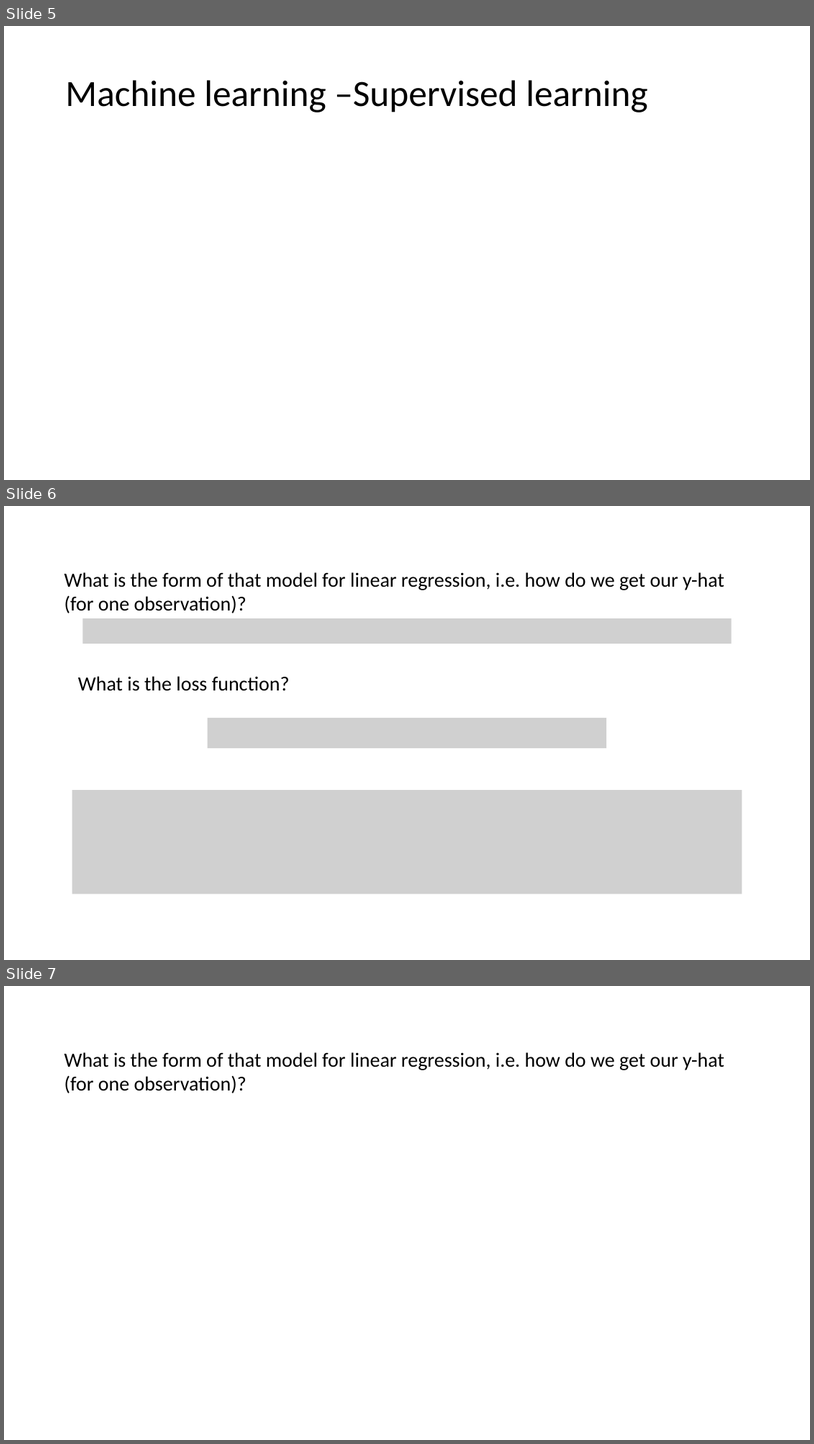
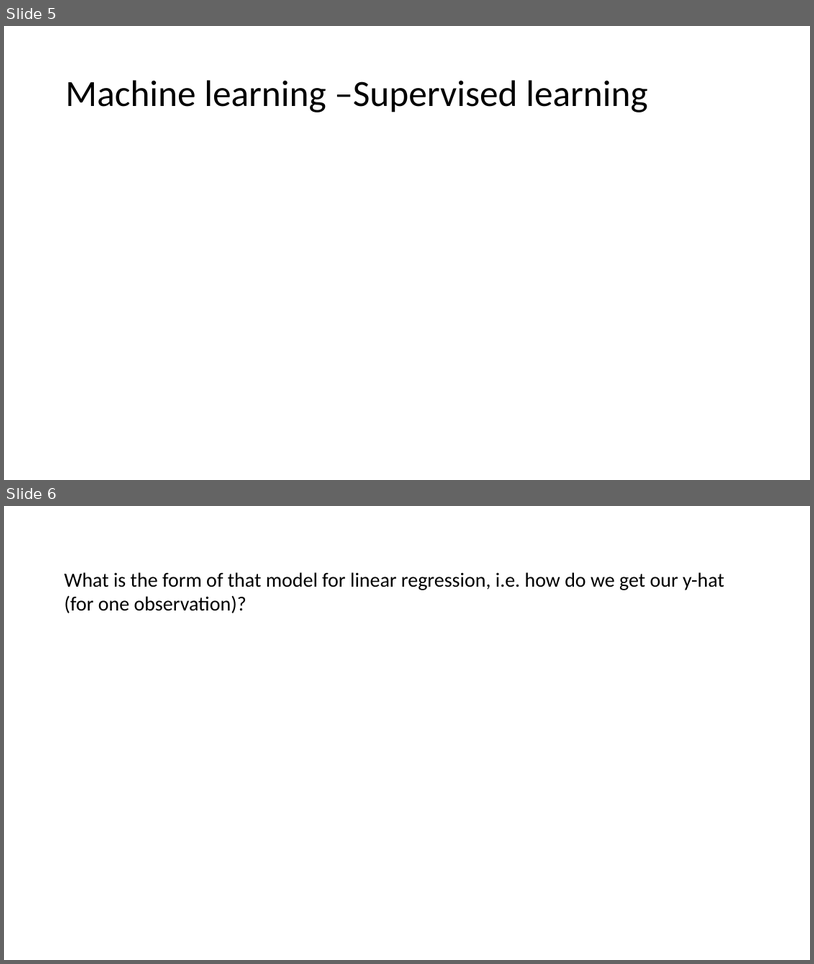
Before and after one commit to snyderjo/Neural-Network-Presentation, a slide deck: secondPart/Neural Networks - pt 2.pptx. Shown one above the other, each under a label of ours: slides 5, 6 and 7 before the commit, slides 5 and 6 after it. The pictures are 814x1444 and 814x964 pixels, drawn with LibreOffice and Linux fonts; fonts in the diff are those of the drawing; grey boxes stand for pictures. Boxes give left, top, right and bottom in pixels: in the first picture for what was removed or moved away, otherwise in the second. Text is boxed around its words. In the diff, an @@ line names an element or a change of style, - is before the commit and + after.

```diff
--- a/secondPart/Neural Networks - pt 2.pptx
+++ b/secondPart/Neural Networks - pt 2.pptx
@@ slide 6 removed at (x1=4, y1=506, x2=810, y2=960), background #FFFFFF @@
@@ text removed at (x1=64, y1=572, x2=725, y2=613) @@
-What is the form of that model for linear regression, i.e. how do we get our y-hat (for one observation)?
@@ picture removed at (x1=82, y1=618, x2=732, y2=644) @@
@@ text removed at (x1=78, y1=676, x2=290, y2=691) @@
-What is the loss function?
@@ picture removed at (x1=208, y1=718, x2=607, y2=748) @@
@@ picture removed at (x1=72, y1=790, x2=743, y2=894) @@
@@ what was slide 7 is now slide 6 @@
```
